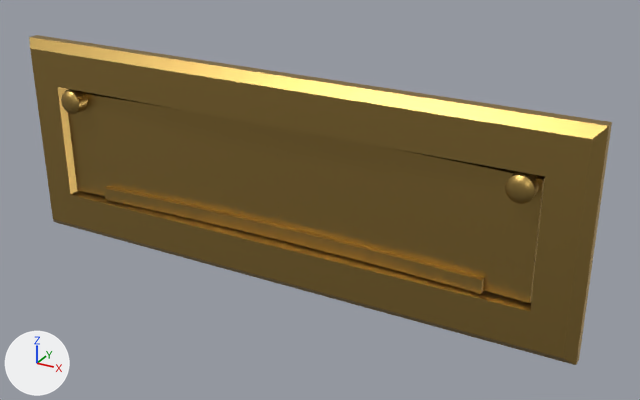
Two versions of the glTF model production/assets/cloud-week/front-doors-all/furniture/LP2.glb, one commit apart.
Before and after are seen from a 50 mm camera at (0.1353, -0.2192, 0.1061) aimed at (0.0135, 0.0021, -0.0046). Arrows for +X, +Y and +Z are at lower left; the lights stay in place. The older version comes first.

Names of what the first picture shows: 'iron_letter_flap', 'iron_letter_lip', 'iron_letter_plate', 'iron_plate_pivot_l', 'iron_plate_pivot_r'.
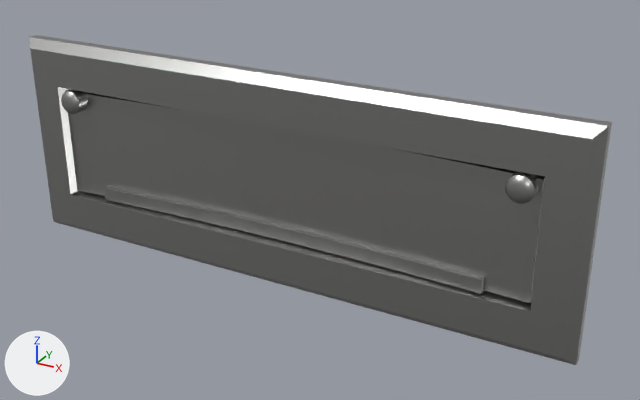
Patch to the scene script:
```diff
--- a/production/assets/cloud-week/front-doors-all/furniture/LP2.glb.py
+++ b/production/assets/cloud-week/front-doors-all/furniture/LP2.glb.py
@@ mat_chrome_nickel @@
+mat_chrome_nickel = principled_material('chrome_nickel')
+mat_chrome_nickel.base_color = (0.402, 0.402, 0.392)  # grey #aaaaa8
+mat_chrome_nickel.metallic = 1.0
+mat_chrome_nickel.roughness = 0.35
@@ me_iron_letter_flap @@
 me_iron_letter_flap.from_pydata(...)  # 52 vertices, 100 faces; spans x -0.083..0.083, y -0.004..0.002, z -0.019..0.018
-me_iron_letter_flap.materials.append(mat_brass)  # orange #b59655
+me_iron_letter_flap.materials.append(mat_chrome_nickel)  # grey #aaaaa8
@@ me_iron_letter_lip @@
 me_iron_letter_lip.from_pydata(...)  # 44 vertices, 84 faces; spans x -0.0692..0.0692, y -0.0044..0.0024, z -0.0194..-0.015
-me_iron_letter_lip.materials.append(mat_brass)  # orange #b59655
+me_iron_letter_lip.materials.append(mat_chrome_nickel)  # grey #aaaaa8
@@ me_iron_letter_plate @@
 me_iron_letter_plate.from_pydata(...)  # 20 vertices, 40 faces; spans x -0.098..0.098, y -0.006..0.0, z -0.035..0.035
-me_iron_letter_plate.materials.append(mat_brass)  # orange #b59655
+me_iron_letter_plate.materials.append(mat_chrome_nickel)  # grey #aaaaa8
@@ me_iron_plate_pivot_l @@
 me_iron_plate_pivot_l.from_pydata(...)  # 98 vertices, 192 faces; spans x -0.082..-0.074, y -0.0085..0.001, z 0.0115..0.0195
-me_iron_plate_pivot_l.materials.append(mat_brass)  # orange #b59655
+me_iron_plate_pivot_l.materials.append(mat_chrome_nickel)  # grey #aaaaa8
@@ me_iron_plate_pivot_r @@
 me_iron_plate_pivot_r.from_pydata(...)  # 98 vertices, 192 faces; spans x 0.074..0.082, y -0.0085..0.001, z 0.0115..0.0195
-me_iron_plate_pivot_r.materials.append(mat_brass)  # orange #b59655
+me_iron_plate_pivot_r.materials.append(mat_chrome_nickel)  # grey #aaaaa8
```

Pixel boxes (x1, y1, x2, y2) of what changed, in the pictures (640 x 400 px):
'iron_letter_plate', recoloured (orange to grey): (29, 35, 612, 365) in both
'iron_letter_flap', recoloured (orange to grey): (67, 89, 545, 303) in both
'iron_letter_lip', recoloured: (104, 186, 484, 294) in both
'iron_plate_pivot_r', recoloured (orange to grey): (505, 171, 539, 204) in both
'iron_plate_pivot_l', recoloured (orange to grey): (61, 90, 88, 114) in both
